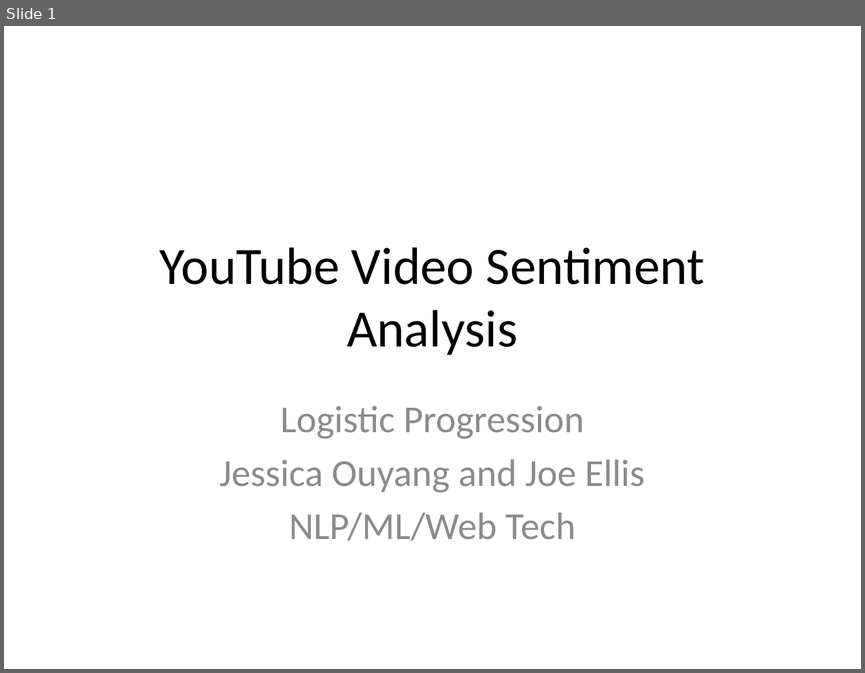
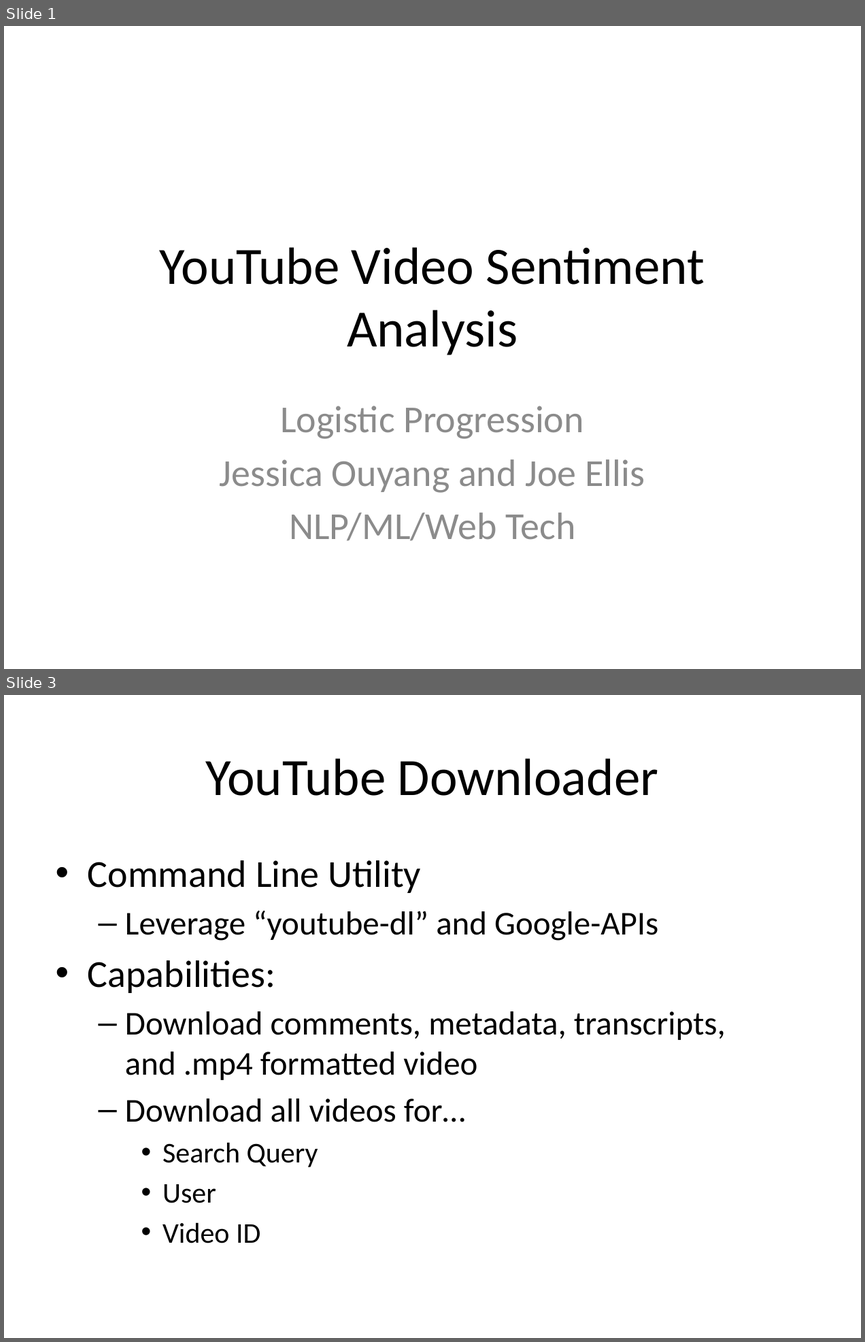
Before and after one commit to jellis505/LogisticProgression, a slide deck: Project/presentation/FinalPres.pptx. Shown one above the other, each under a label of ours: slide 1 before the commit, slides 1 and 3 after it; the slides between them are not shown. The pictures are 865x673 and 865x1342 pixels, drawn with LibreOffice and Linux fonts; fonts in the diff are those of the drawing. Boxes give left, top, right and bottom in pixels: in the first picture for what was removed or moved away, otherwise in the second. Text is boxed around its words. In the diff, an @@ line names an element or a change of style, - is before the commit and + after.

Commit message:
Added the presentation but still need to add video files

```diff
--- a/Project/presentation/FinalPres.pptx
+++ b/Project/presentation/FinalPres.pptx
@@ slide 3 added at [4, 695, 861, 1338], background #FFFFFF @@
@@ title added at [206, 758, 659, 796], 44 pt, text #000000 @@
+YouTube Downloader
@@ text added at [88, 860, 725, 1243], 28 pt, text #000000 @@
+• Command Line Utility
+  – Leverage “youtube-dl” and Google-APIs
+• Capabilities:
+  – Download comments, metadata, transcripts, and .mp4 formatted video
+  – Download all videos for…
+    • Search Query
+    • User
+    • Video ID
```
Also in this commit, not shown: 7 other slides added.
